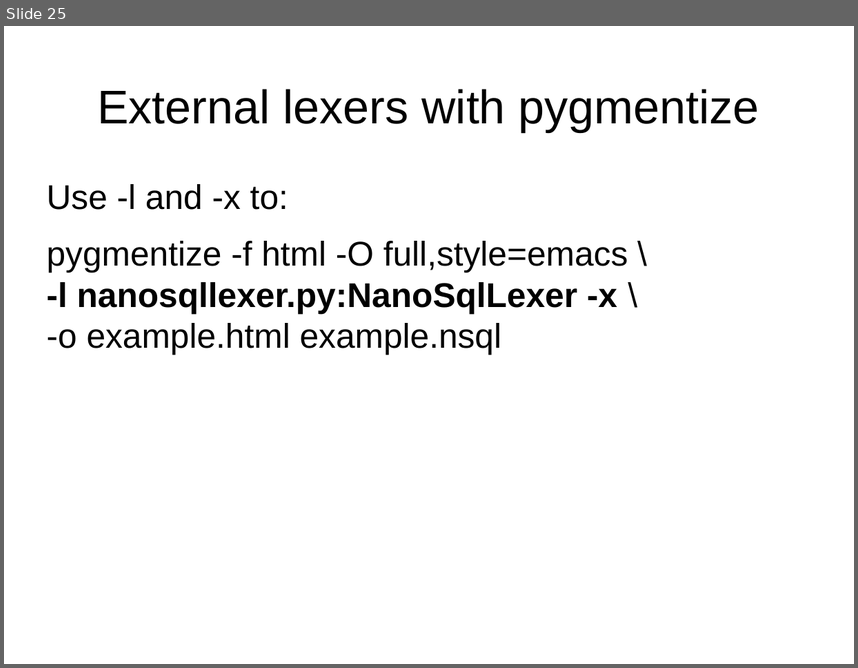
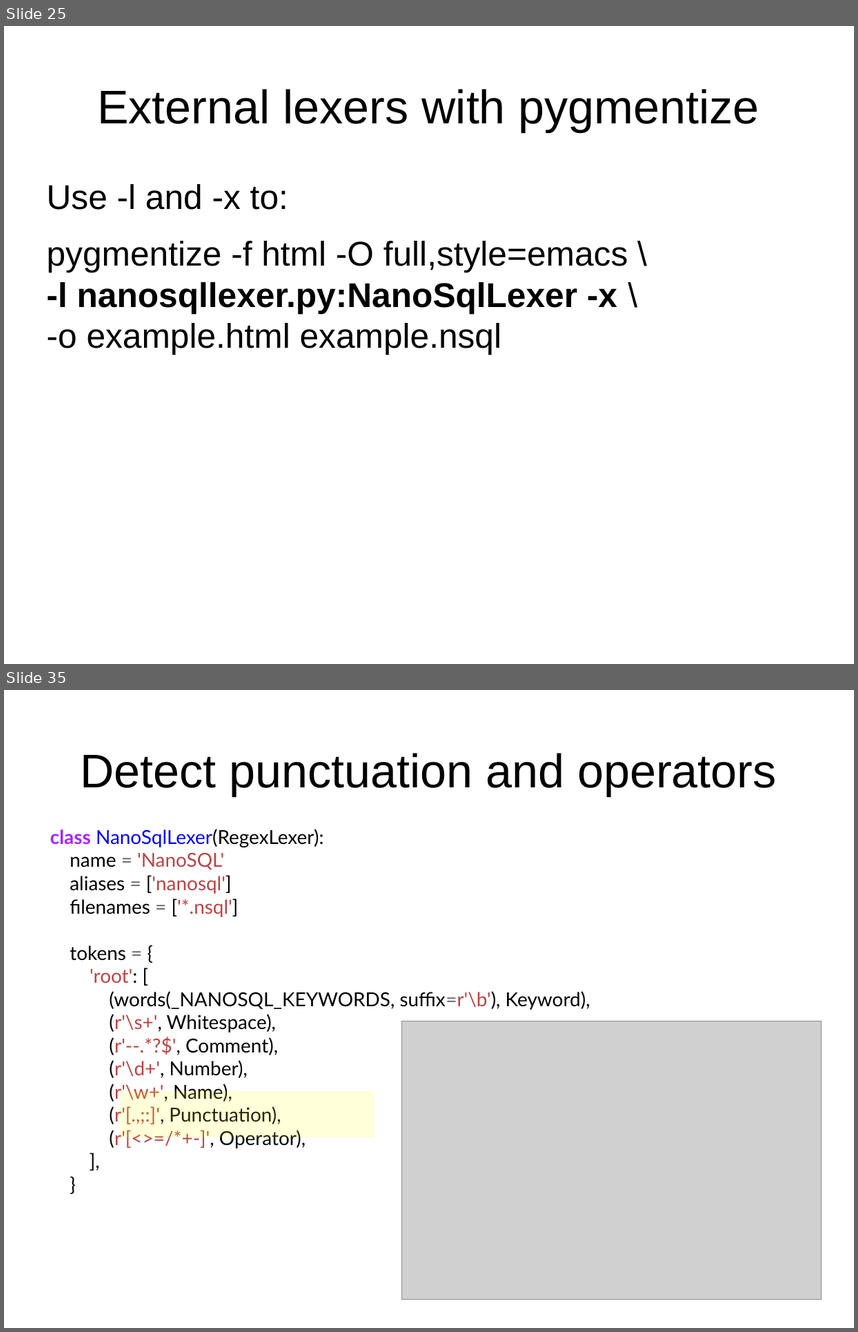
Before and after one commit to roskakori/talks, a slide deck: pygraz/pygments/Introduction to Pygments.odp. Shown one above the other, each under a label of ours: slide 25 before the commit, slides 25 and 35 after it; the slides between them are not shown. The pictures are 858x668 and 858x1332 pixels, drawn with LibreOffice and Linux fonts; fonts in the diff are those of the drawing; grey boxes stand for pictures. Boxes give left, top, right and bottom in pixels: in the first picture for what was removed or moved away, otherwise in the second. Text is boxed around its words. In the diff, an @@ line names an element or a change of style, - is before the commit and + after.

Commit message:
* Added slides for stepwise development of an own lexer. * Changed syntax highlighted Python code from HTML screenshot to inline RTF to enable copy & paste.

```diff
--- a/pygraz/pygments/Introduction to Pygments.odp
+++ b/pygraz/pygments/Introduction to Pygments.odp
@@ slide 35 added at <box>4,690,854,1328</box>, background #FFFFFF @@
@@ title added at <box>81,753,776,796</box>, 44 pt, text #000000 @@
+Detect punctuation and operators
@@ text added at <box>50,829,590,1148</box>, 18 pt, text #000000 @@
+class NanoSqlLexer(RegexLexer):
+name = 'NanoSQL'
+aliases = ['nanosql']
+filenames = ['*.nsql']
+tokens = {
+'root': [
+(words(_NANOSQL_KEYWORDS, suffix=r'\b'), Keyword),
+(r'\s+', Whitespace),
+(r'--.*?$', Comment),
+(r'\d+', Number),
+(r'\w+', Name),
+(r'[.,;:]', Punctuation),
+(r'[<>=/*+-]', Operator),
+],
+}
@@ picture added at <box>402,1021,822,1299</box> @@
@@ rectangle added at <box>120,1091,375,1137</box>, fill #FFFF00 at 15% opacity @@
```
Also in this commit, not shown: 9 slides changed, 13 other slides added, 2 slides removed, 5 other files.
